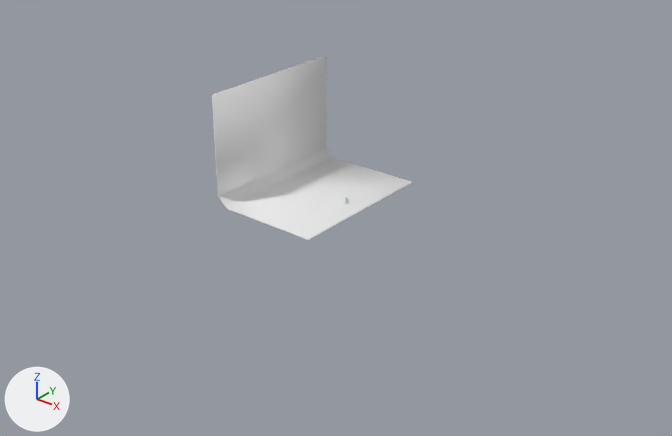
A saved change to the Blender file Bottles.blend.
One viewpoint serves both versions: a 50 mm lens placed at (147.8, -189.6, 111.6), pointed at (7.0, -13.6, 2.4). Every picture has the same lights, and +X, +Y and +Z are marked at lower left.

The scene before the commit, as lines of its bpy script (objects in view):
```python
me_plane = bpy.data.meshes.new('Plane')
me_plane.from_pydata(...)  # 16 vertices, 7 faces; spans x -0.38..1.0, y -1.0..1.0, z 0.0..1.36
me_plane.polygons.foreach_set('use_smooth', [True] * 7)
me_plane.materials.append(mat_material_002)  # white #e7e7e7
# before: 12 (1.0, -1.0, 0.0), 13 (1.0, 1.0, 0.0)
ob_plane = bpy.data.objects.new('Plane', me_plane)
ob_plane.location = (-17.9, 0.0, 0.0)
ob_plane.scale = (24.0, 24.0, 24.0)
_m = ob_plane.modifiers.new('Solidify', 'SOLIDIFY')
```
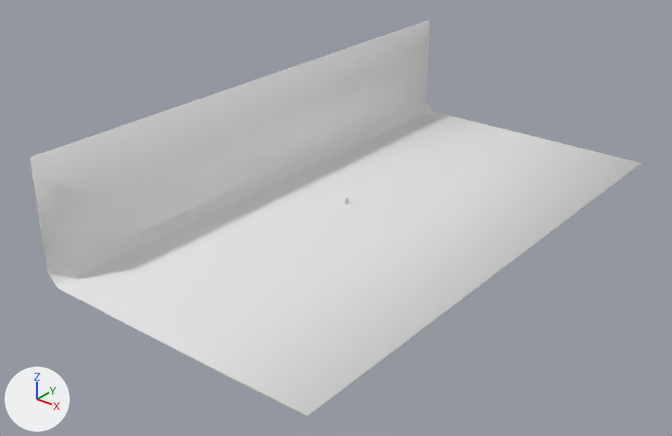
The change, as a diff of the scene's bpy script:
```diff
--- a/Bottles.blend.py
+++ b/Bottles.blend.py
@@ me_plane @@
 me_plane.from_pydata(...)  # 16 vertices, 7 faces; spans x -0.38..1.0, y -1.0..1.0, z 0.0..1.36
 # used by ob_plane; location = (-17.9, 0.0, 0.0); scale = (24.0, 24.0, 24.0)
 # verts and faces of me_plane; kept vertices keep their numbers, new ones are numbered from 16
+# me_plane part 1
+verts[16] = (2.99, -1.0, 0.0)
+verts[17] = (2.99, 1.0, 0.0)
+faces += [(12, 16, 17, 13)]
 me_plane.materials.append(mat_material_002)
@@ ob_plane @@
 ob_plane.location = (-17.9, 0.0, 0.0)
-ob_plane.scale = (24.0, 24.0, 24.0)
+ob_plane.scale = (24.0, 80.8, 24.0)
 _m = ob_plane.modifiers.new('Solidify', 'SOLIDIFY')
```

Where the change shows, as pixel boxes (x1, y1, x2, y2) in the pictures (672 x 436 px):
'Plane', reshaped, rescaled (204% wider, 115% taller): before (212, 56, 412, 240); after (30, 20, 641, 417)
part 1 of me_plane, added: after (142, 130, 641, 417)
